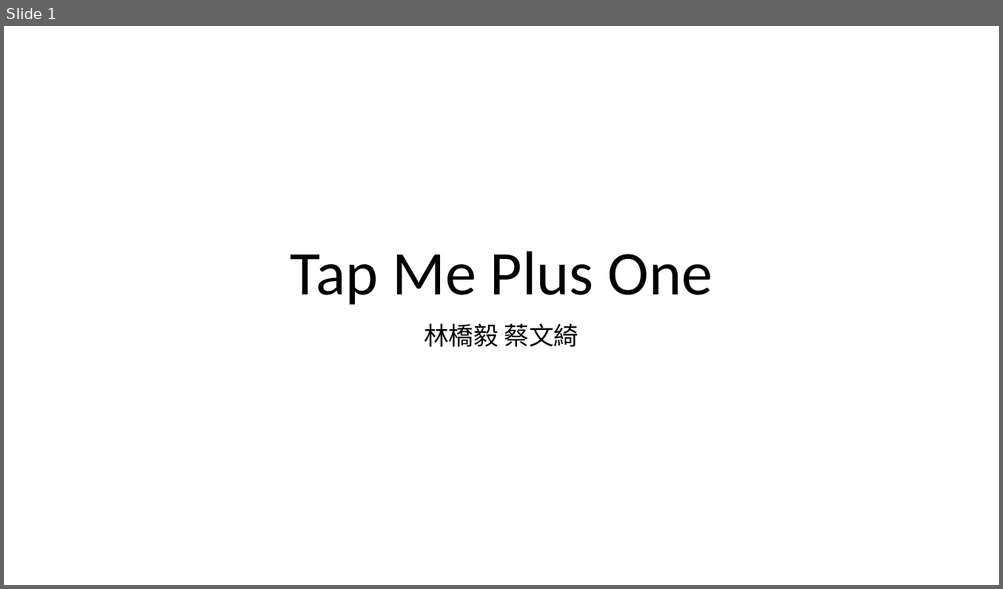
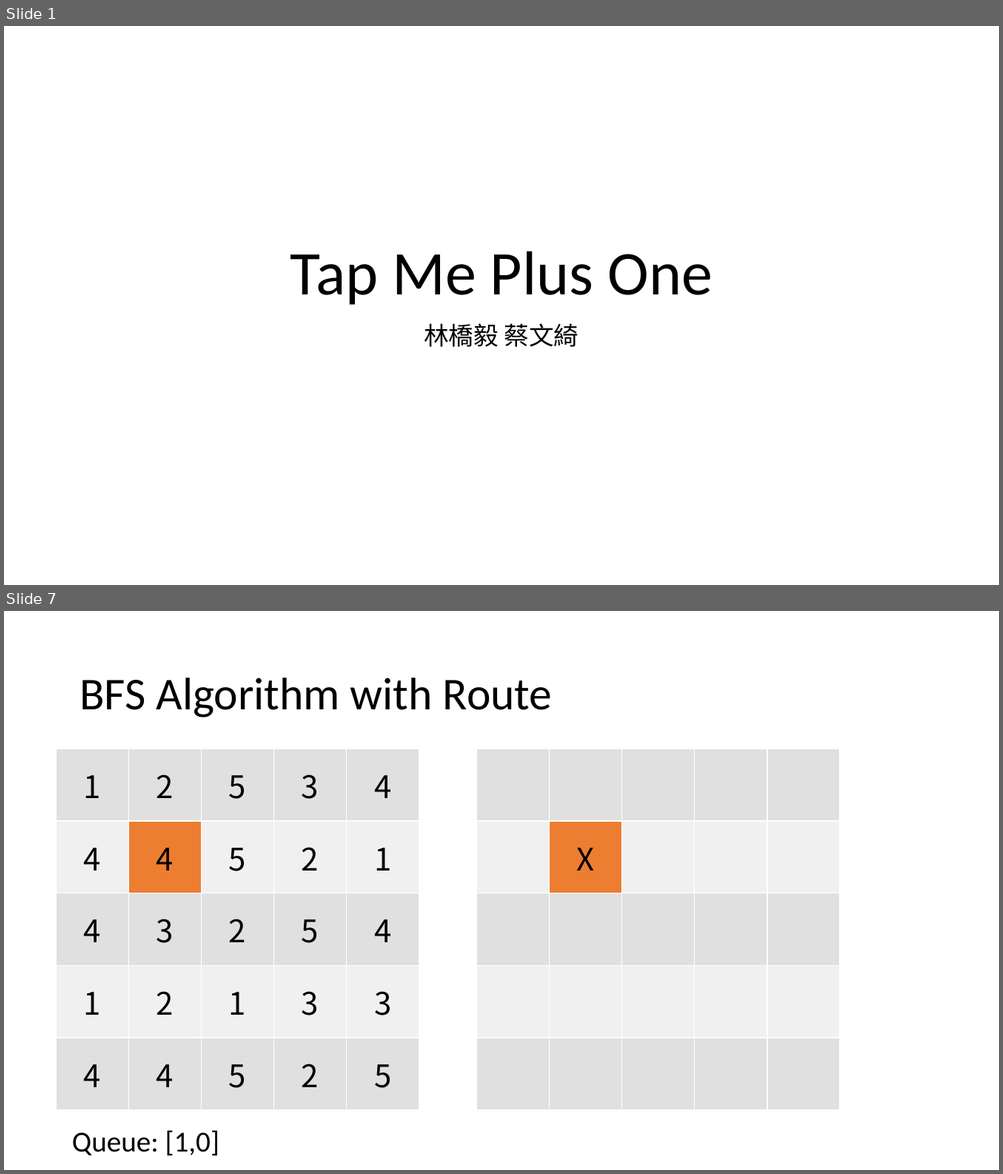
Before and after one commit to qiaoyi213/TapMePlusOne, a slide deck: Presentation.pptx. Shown one above the other, each under a label of ours: slide 1 before the commit, slides 1 and 7 after it; the slides between them are not shown. The pictures are 1003x589 and 1003x1174 pixels, drawn with LibreOffice and Linux fonts; fonts in the diff are those of the drawing. Boxes give left, top, right and bottom in pixels: in the first picture for what was removed or moved away, otherwise in the second. Text is boxed around its words. In the diff, an @@ line names an element or a change of style, - is before the commit and + after.

```diff
--- a/Presentation.pptx
+++ b/Presentation.pptx
@@ slide 7 added at bbox=[4, 611, 999, 1170], background #FFFFFF @@
@@ title added at bbox=[79, 678, 552, 718], 44 pt, text #000000 @@
+BFS Algorithm with Route
@@ table added at bbox=[57, 749, 418, 1111], 5 rows, 5 columns @@
+1 | 2 | 5 | 3 | 4
+4 | 4 | 5 | 2 | 1
+4 | 3 | 2 | 5 | 4
+1 | 2 | 1 | 3 | 3
+4 | 4 | 5 | 2 | 5
@@ table added at bbox=[476, 749, 838, 1111], 5 rows, 5 columns @@
+ |  |  |  | 
+ | X |  |  | 
+ |  |  |  | 
+ |  |  |  | 
+ |  |  |  | 
@@ text added at bbox=[72, 1130, 219, 1156], 28 pt, text #000000 @@
+Queue: [1,0]
```
Also in this commit, not shown: 2 slides changed, 18 other slides added, 1 other file.
